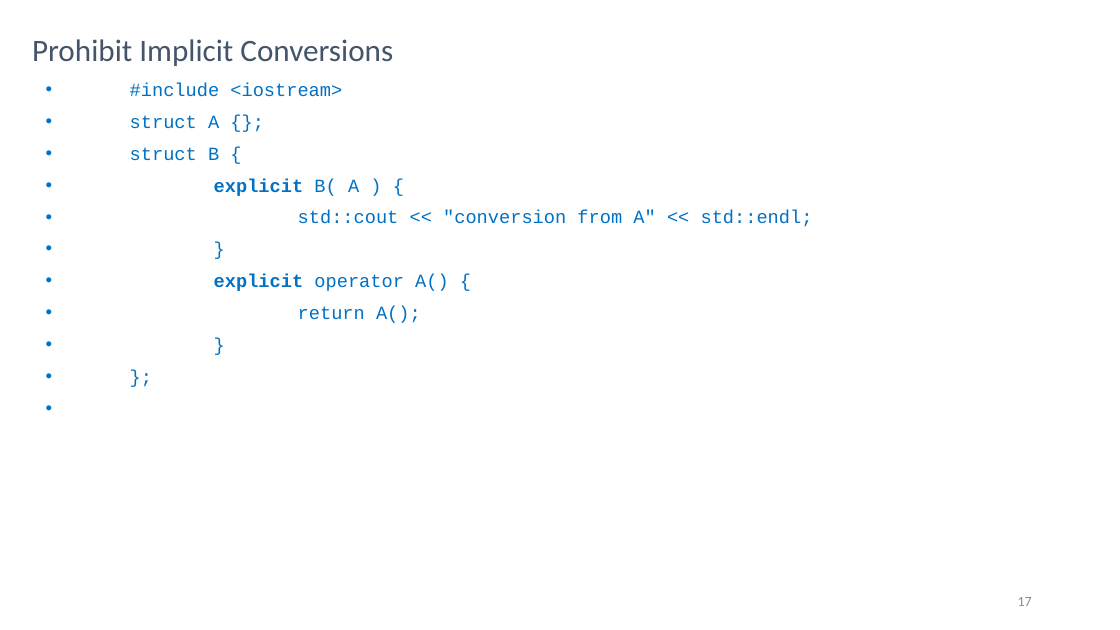
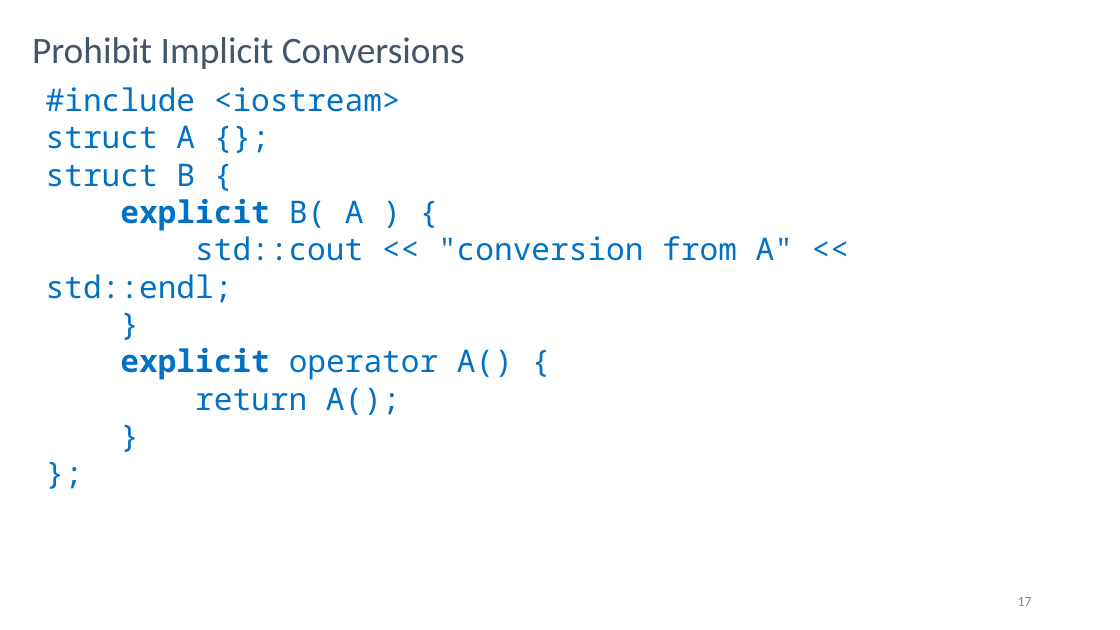
Before and after one commit to rarutyun/cpp-courses, a slide deck: slide 17 of 05_casts/05_Type_Conversion.pptx. Drawn at 1120x630 pixels with LibreOffice and Linux fonts; fonts in the diff are those of the drawing. Boxes give left, top, right and bottom in pixels: in the first picture for what was removed or moved away, otherwise in the second. Text is boxed around its words. In the diff, an @@ line names an element or a change of style, - is before the commit and + after.

```diff
--- a/05_casts/05_Type_Conversion.pptx
+++ b/05_casts/05_Type_Conversion.pptx
@@ title "Prohibit Implicit Conversions" at [32,37,465,69]: size 20 to 24 pt @@
@@ text "#include <iostream>" at [46,87,793,415]: size 12 to 20 pt, font Courier New to Noto Sans Mono; bullet • to none; line spacing 0.9 to 1; less space between paragraphs @@
```
Also in this commit, not shown: 23 other slides changed, 2 other files.
